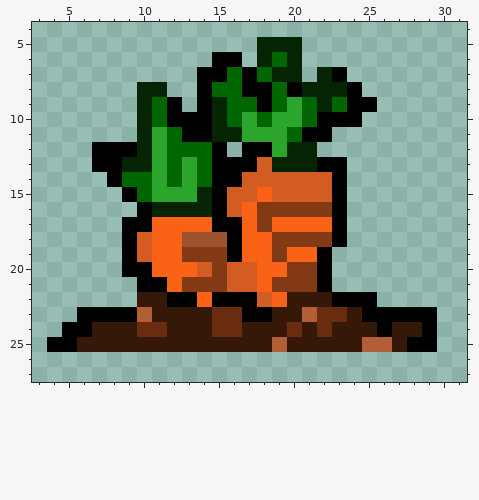
Edited in one commit: pixel-art sprite (HallowBlaze/Assets/Sprites/march.png). The picture above is the old version.
The file is 32x32 pixels. Colours within 5 levels of each other are drawn and written as one. Shown: x 3..31, y 4..27.
After the commit:
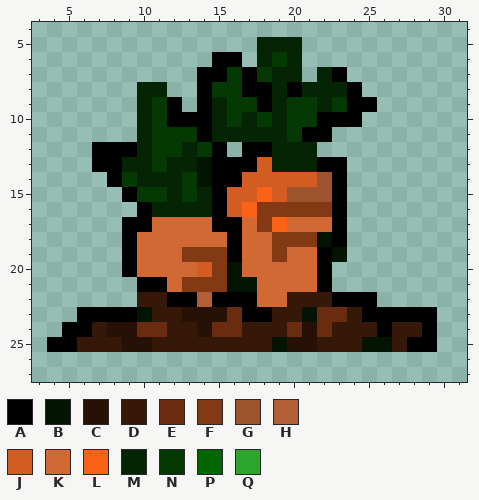
Palette (. is transparent): A #000000  B #031403  C #271106  D #361809  E #692c0f  F #833914  G #9d532e  H #b05f36  J #d25c21  K #d26834  L #f96217  M #042404  N #043904  P #006700  Q #2ca52c
Author's note on the commit: dodaje obrazek marchewek
The edit:
y 6: x 19 P -> N
y 7: x 16 P -> N; x 18 P -> N
y 8: x 15..16 PP -> NN; x 19 P -> M
y 9: x 11 P -> N; x 16..17 PP -> NN; x 19..21 PQP -> MNN; x 23 P -> N
y 10: x 11 P -> N; x 16..21 PQPQQP -> NMNMNN
y 11: x 11..13 QPA -> NNN; x 17..20 QQQP -> MMMN
y 12: x 11..14 QPPP -> NNMN; x 19 Q -> M
y 13: x 11..14 QPQP -> NMMB
y 14: x 9..14 PPQPQP -> NMMMNB; x 22 J -> G
y 15: x 10..13 PQQQ -> NNMN; x 20..22 JJJ -> GGG
y 17: x 11..14 LLLL -> KKKK; x 17 L -> K; x 20..22 LLL -> KKK
y 18: x 10..15 JLLGGG -> KKKKKK; x 17..18 LL -> KK; x 22 F -> B
y 19: x 10..12 JLL -> KKK; x 17..18 LL -> KK; x 20..21 LL -> KK; x 23 . -> B
y 20: x 10..13 ALLL -> KKKK; x 16..21 JJLLFF -> BKKKKK
y 21: x 12 L -> K; x 16..21 JJLFFF -> BBKKKK
y 22: x 14 L -> H; x 18..19 JL -> KK
y 23: x 10 H -> B; x 13..15 DDE -> CCC; x 21 H -> B
y 24: x 8..9 DD -> CC; x 14 D -> C; x 21 D -> C
y 25: x 9..10 DD -> CC; x 19..21 HDD -> BCC; x 25..26 HH -> BB
Boxes around the changes in both pictures, in picture pixels (x1, y1, x2, y2):
changed: (107, 52, 392, 352)
